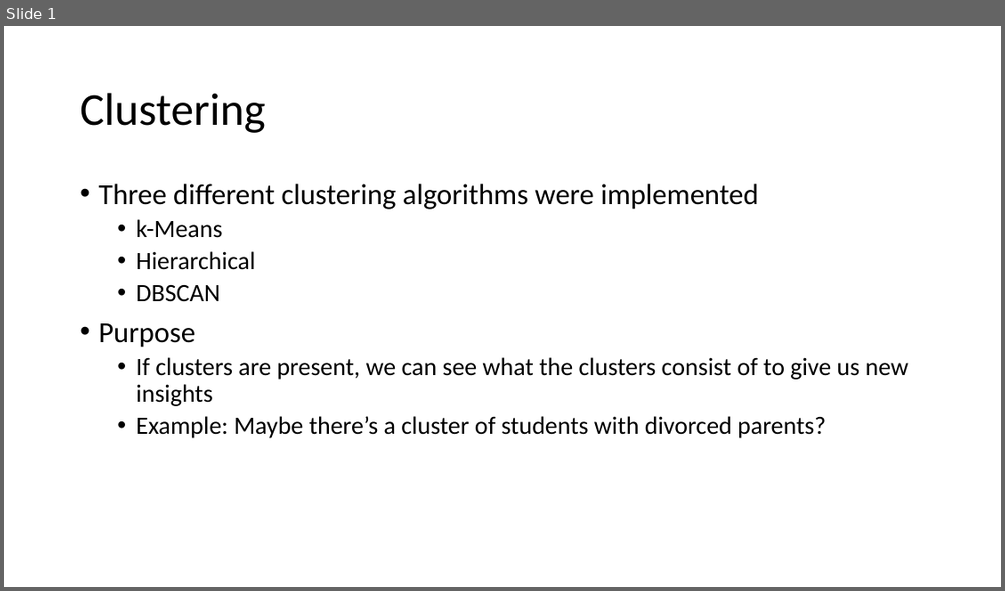
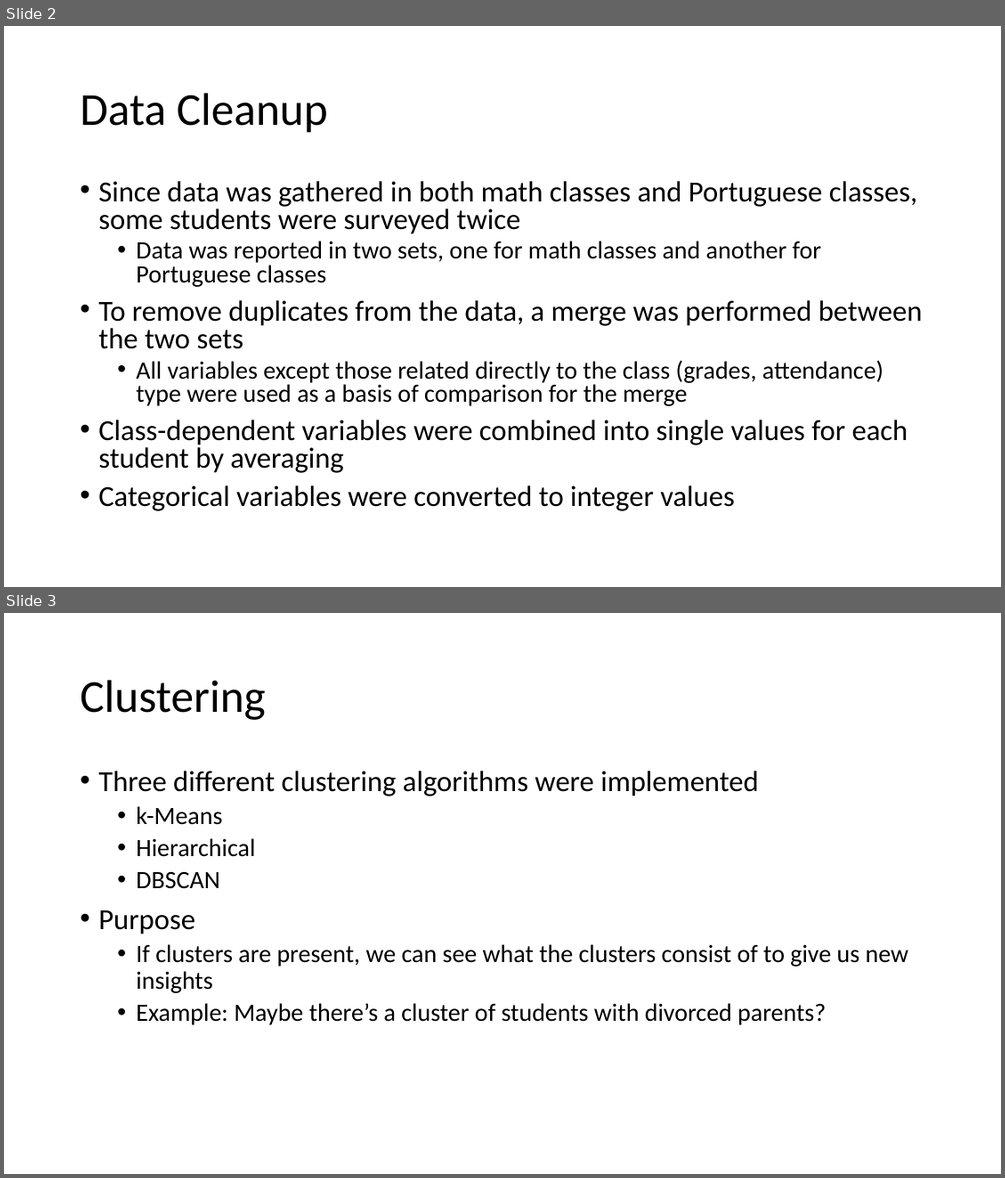
Before and after one commit to fagan2888/DataSci_Final_Project, a slide deck: Slides/Nipun Slides.pptx. Shown one above the other, each under a label of ours: slide 1 before the commit, slides 2 and 3 after it. The pictures are 1005x591 and 1005x1178 pixels, drawn with LibreOffice and Linux fonts; fonts in the diff are those of the drawing. Boxes give left, top, right and bottom in pixels: in the first picture for what was removed or moved away, otherwise in the second. Text is boxed around its words. In the diff, an @@ line names an element or a change of style, - is before the commit and + after.

```diff
--- a/Slides/Nipun Slides.pptx
+++ b/Slides/Nipun Slides.pptx
@@ slide 2 added at (4, 26, 1001, 587), background #FFFFFF @@
@@ title added at (80, 93, 328, 133), 44 pt, text #000000 @@
+Data Cleanup
@@ text added at (98, 181, 922, 511), 28 pt, text #000000 @@
+• Since data was gathered in both math classes and Portuguese classes, some students were surveyed twice
+  • Data was reported in two sets, one for math classes and another for Portuguese classes
+• To remove duplicates from the data, a merge was performed between the two sets
+  • All variables except those related directly to the class (grades, attendance) type were used as a basis of comparison for the merge
+• Class-dependent variables were combined into single values for each student by averaging
+• Categorical variables were converted to integer values
@@ what was slide 1 is now slide 3 @@
```
Also in this commit, not shown: 1 other slide added, 3 other files.
